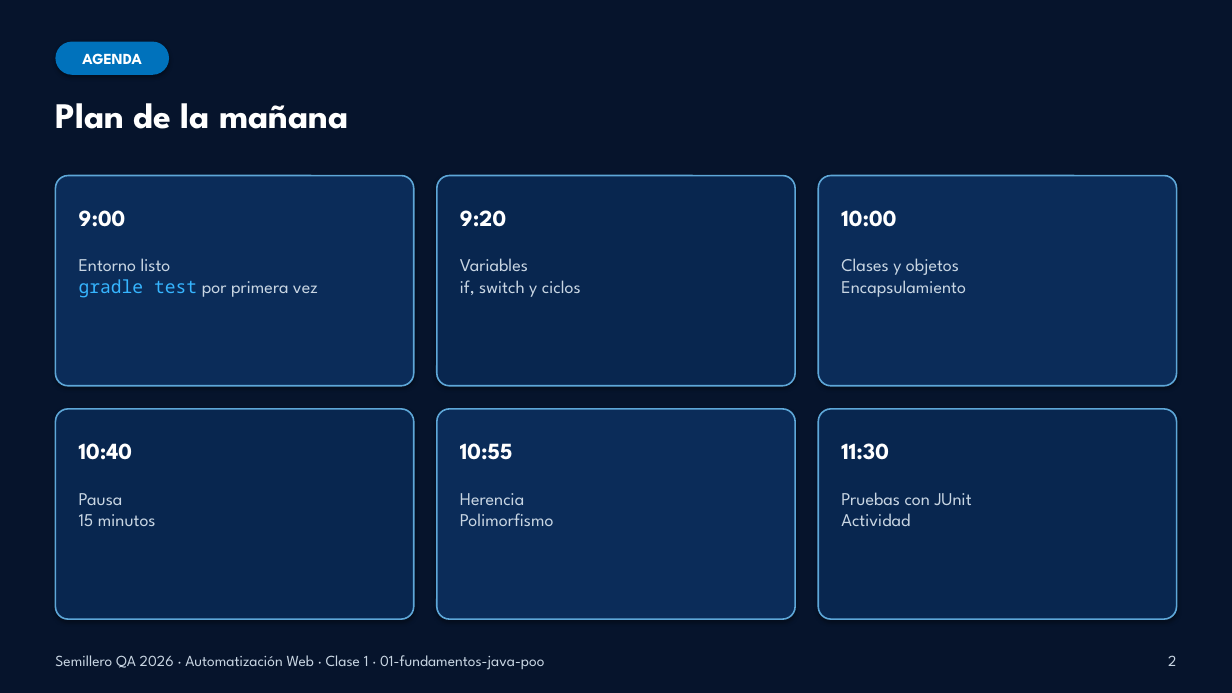
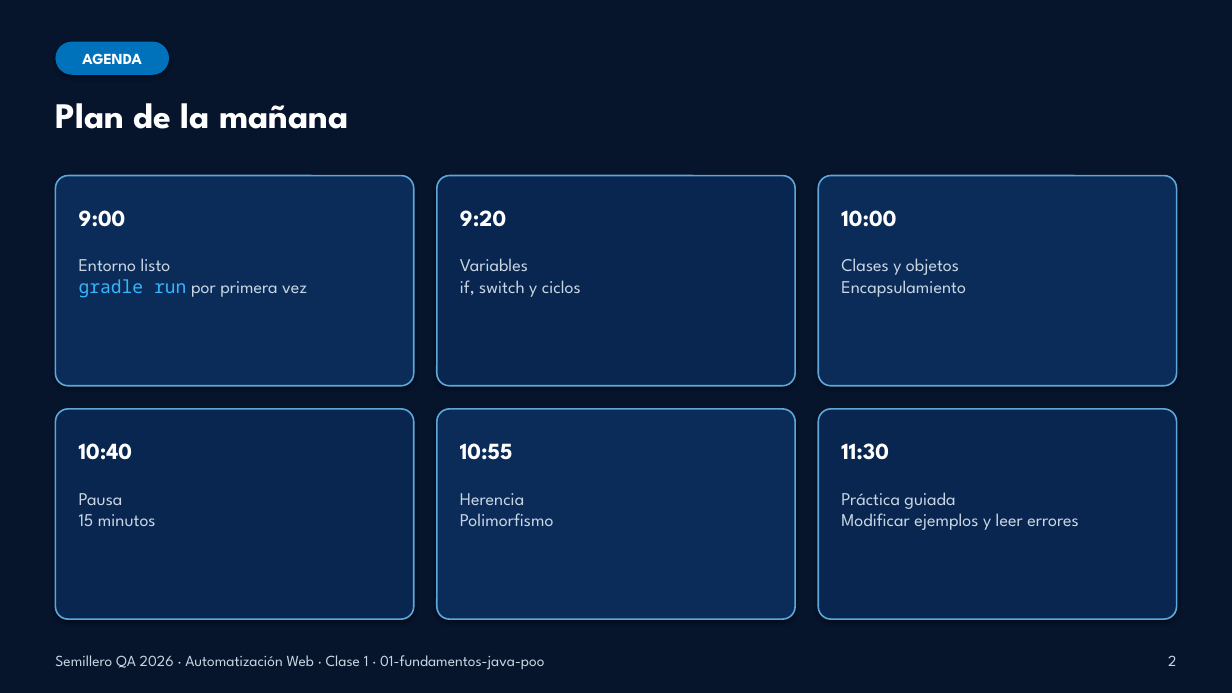
Before and after one commit to dzapbeta/semillero2026, a slide deck: slide 2 of material-de-apoyo/Clase1_Presentacion_Java_POO.pptx. Drawn at 1232x693 pixels with LibreOffice and Linux fonts; fonts in the diff are those of the drawing. Boxes give left, top, right and bottom in pixels: in the first picture for what was removed or moved away, otherwise in the second. Text is boxed around its words. In the diff, an @@ line names an element or a change of style, - is before the commit and + after.

```diff
--- a/material-de-apoyo/Clase1_Presentacion_Java_POO.pptx
+++ b/material-de-apoyo/Clase1_Presentacion_Java_POO.pptx
@@ text at (x1=79, y1=279, x2=307, y2=298): text changed @@
-gradle test por primera vez
+gradle run por primera vez
@@ text at (x1=841, y1=492, x2=1079, y2=530): text changed @@
-Pruebas con JUnit
-Actividad
+Práctica guiada
+Modificar ejemplos y leer errores
```
Also in this commit, not shown: 2 other slides changed, 8 other files.
